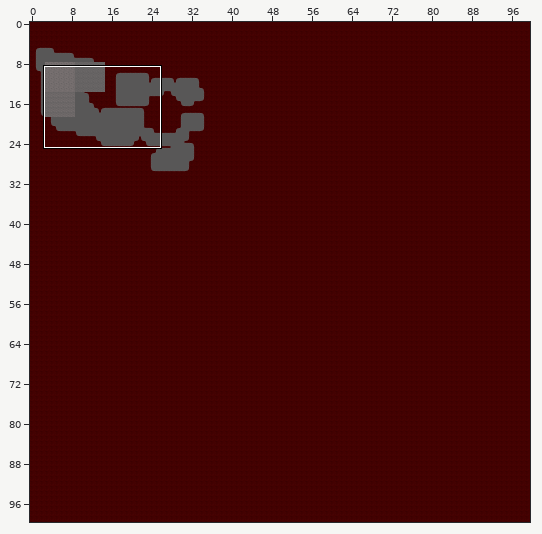
Tiled map (JSON): SFML-game/data/Maps/CustomTilesetTest.json. The picture above shows the old version from afar; the outline marks the close-up.
Close-up. As it was:
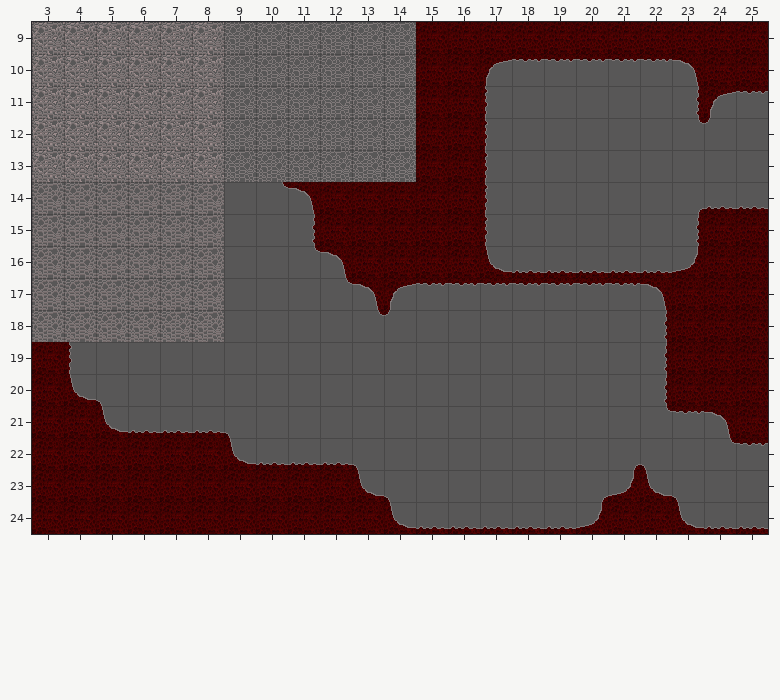
Cells are 32x32 px. Shown: x 3..25, y 9..24.
Once edited:
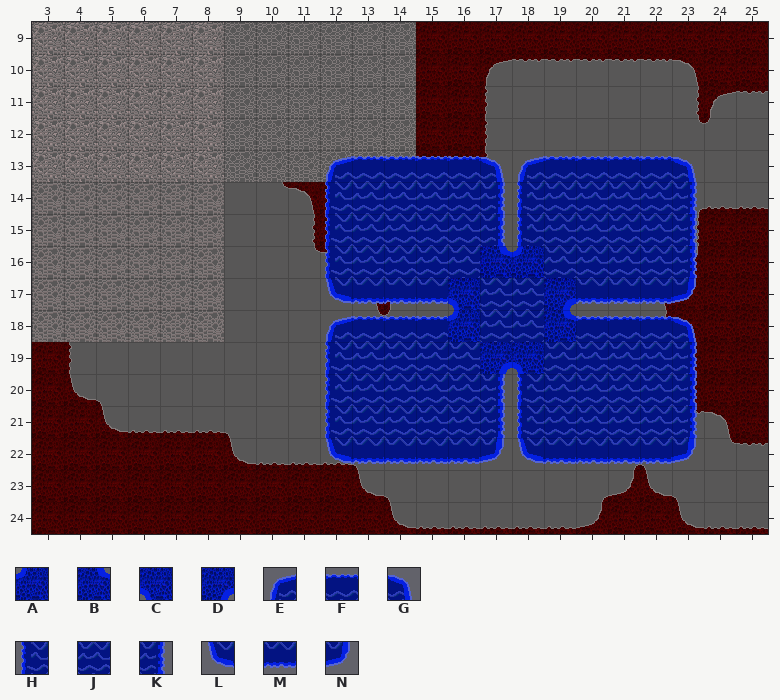
Key: from "Custom Tileset": A 363, B 364, C 423, D 424, E 840, F 841, G 842, H 900, J 901, K 902, L 960, M 961, N 962.
_ is an empty cell.
From old to new:
{"where": "layer \"Water/Lava\""}
{"y":13,"x":12,"old":"____________","new":"EFFFFGEFFFFG"}
{"y":14,"x":12,"old":"____________","new":"HJJJJKHJJJJK"}
{"y":15,"x":12,"old":"____________","new":"HJJJJKHJJJJK"}
{"y":16,"x":12,"old":"____________","new":"HJJJJBAJJJJK"}
{"y":17,"x":12,"old":"____________","new":"LMMMCJJDMMMN"}
{"y":18,"x":12,"old":"____________","new":"EFFFAJJBFFFG"}
{"y":19,"x":12,"old":"____________","new":"HJJJJDCJJJJK"}
{"y":20,"x":12,"old":"____________","new":"HJJJJKHJJJJK"}
{"y":21,"x":12,"old":"____________","new":"HJJJJKHJJJJK"}
{"y":22,"x":12,"old":"____________","new":"LMMMMNLMMMMN"}
{"label":"added","picture_box":[325,156,697,464]}
